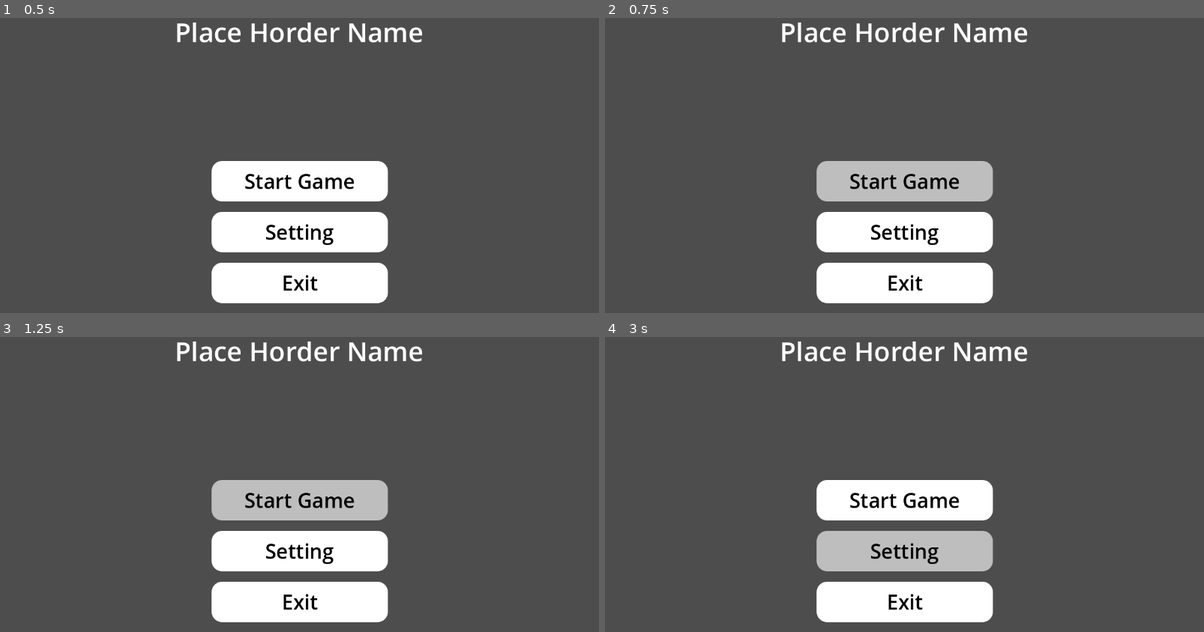
Above: before the commit, frames 1-4 (two rows, left to right).
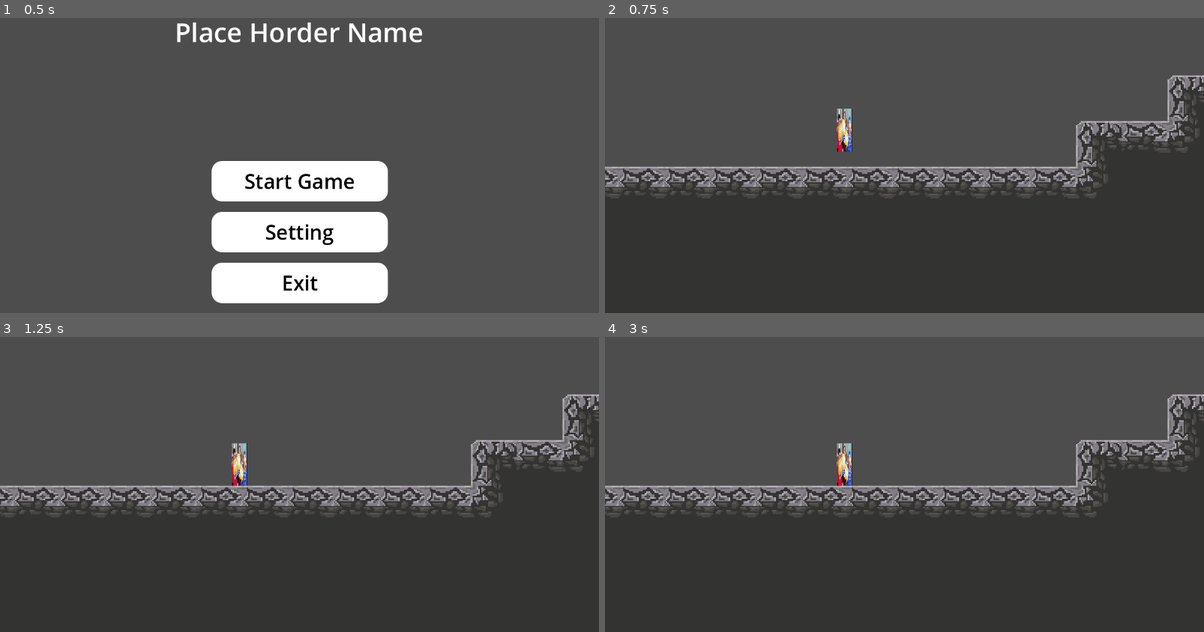
Above: after the commit, the same moments.

Repository: jhyjek/BrewBound
Game: Godot game, scene res://Main_Menu/Main_menu.tscn
Two runs of this game, one before a commit and one after it. Both use one fixed random seed, a clock stepped at 60 frames per second and the inputs below. This scene is started directly instead of the project's main scene.
Inputs (mouse positions are in pixels of both pictures, inside the frame that each line leads up to):
- Up to frame 1 (0.5 s): no input
- Up to frame 2 (0.75 s): click "Start Game" at 0.5 s
- Up to frame 3 (1.25 s): no input
- Up to frame 4 (3 s): click (904, 499) at 1.25 s, where only the run before the commit has a clickable "Start Game"; click (904, 499) at 2 s, where only the run before the commit has a clickable "Start Game"; click (904, 552) at 2.75 s, where only the run before the commit has a clickable "Setting"

Frame 1 is identical in both runs. In frame 2, 53% of the frame differs, in the area x 0-100%, y 1-100%; in frame 3, 53%; in frame 4, 53%.

Commit message:
Updated to make start game button to start testlevel.tscn

Diff:
--- a/Main_Menu/main_menu.gd
+++ b/Main_Menu/main_menu.gd
@@ -11,8 +11,8 @@
 	pass
 
 
-#func _on_start_pressed() -> void:
-	#get_tree().change_scene_to_file()
+func _on_start_pressed() -> void:
+	get_tree().change_scene_to_file("res://Scenes/testlevel.tscn")
 
 
 func _on_setting_pressed() -> void:
